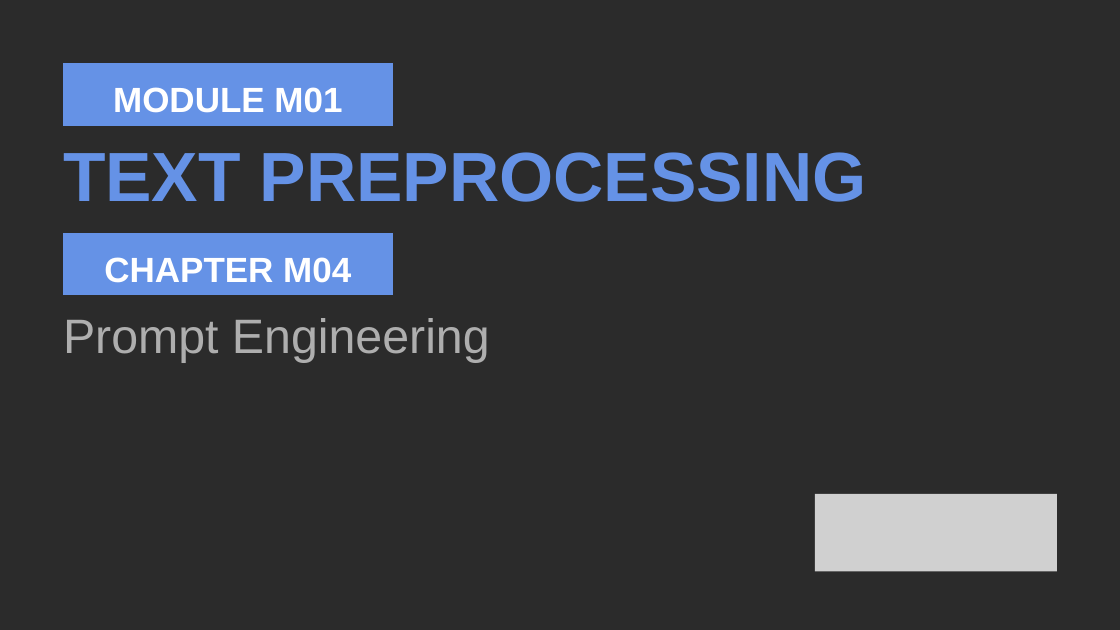
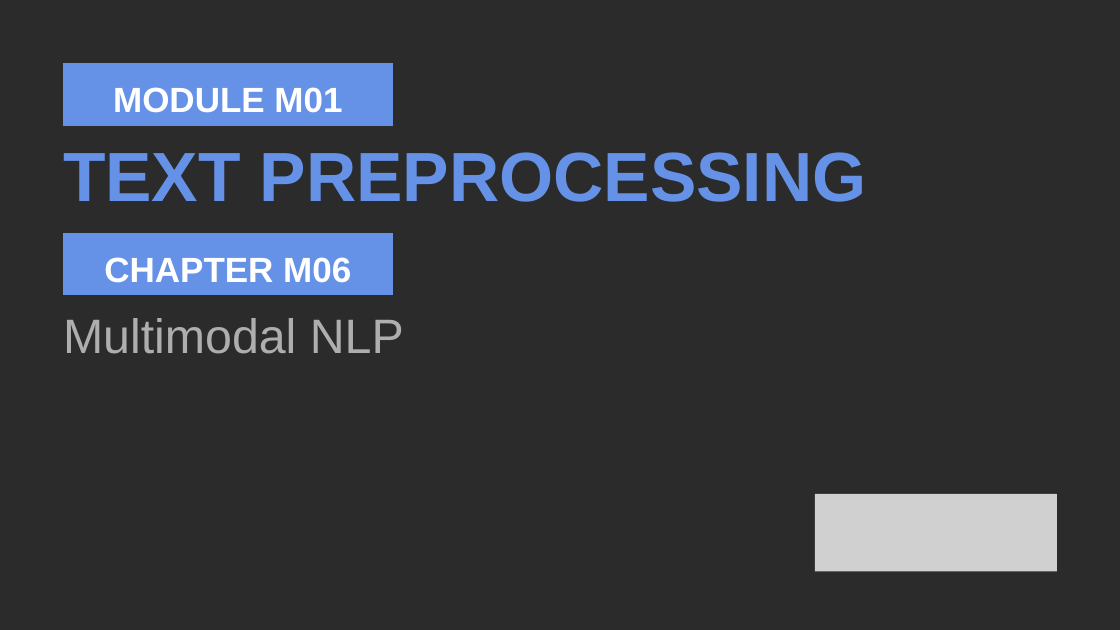
Before and after one commit to rausejop/ai, a slide deck: slide 3 of M06 Multimodal NLP/DEF_M06 Multimodal NLP.pptx. Drawn at 1120x630 pixels with LibreOffice and Linux fonts; fonts in the diff are those of the drawing; grey boxes stand for pictures; background and template pictures are left out; a plain dark background stands for a picture behind light text. Boxes give left, top, right and bottom in pixels: in the first picture for what was removed or moved away, otherwise in the second. Text is boxed around its words. In the diff, an @@ line names an element or a change of style, - is before the commit and + after.

```diff
--- a/M06 Multimodal NLP/DEF_M06 Multimodal NLP.pptx
+++ b/M06 Multimodal NLP/DEF_M06 Multimodal NLP.pptx
@@ text at (x1=104, y1=257, x2=351, y2=283): text changed @@
-CHAPTER M04
+CHAPTER M06
@@ text at (x1=63, y1=318, x2=404, y2=354): text changed @@
-Prompt Engineering
+Multimodal NLP
```
Also in this commit, not shown: 1 other slide changed, 20 slides added, 28 slides removed, 1 other file.
